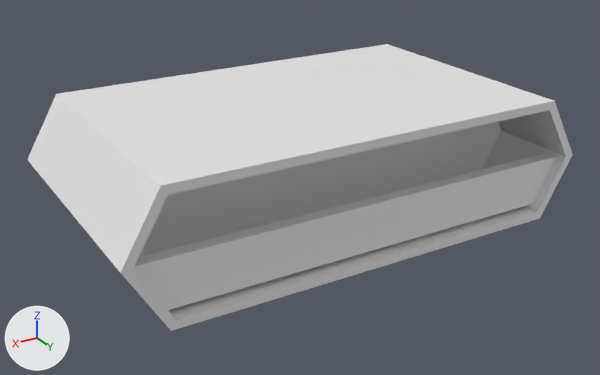
The FBX model Assets/hex_long.fbx: old version first, new version second.
Before and after are seen from a 50 mm lens placed at (8.0, 38.7, 14.5), pointed at (-11.1, 6.9, -1.4). Arrows for +X, +Y and +Z are at lower left; the lights stay in place. Where no turn or scale is listed for an object, it has been applied to the vertices.
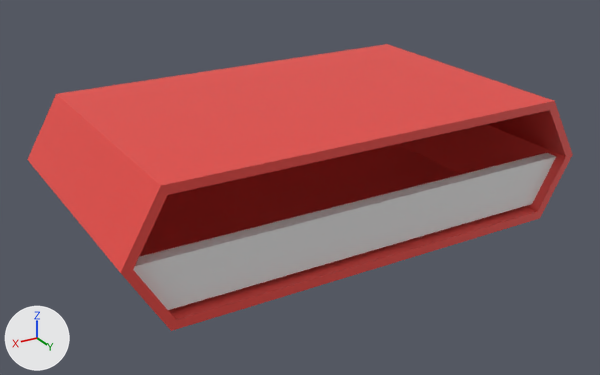
Patch to the scene script:
```diff
--- a/Assets/hex_long.fbx.py
+++ b/Assets/hex_long.fbx.py
@@ mat_concrete @@
+mat_concrete = principled_material('concrete')
+mat_concrete.base_color = (0.8, 0.8, 0.8)  # white #e7e7e7
@@ mat_paint @@
+mat_paint = principled_material('paint')
+mat_paint.base_color = (0.8, 0.0677, 0.0573)  # red #e74a44
@@ me_cylinder_146 @@
 me_cylinder_146.from_pydata(...)  # 45 vertices, 40 faces; spans x -23.0..0.0, y 0.0..13.0, z -3.0..3.0
 # used by ob_cylinder_021; location = (0.0, 0.0, 0.0)
 # before: 13 (-11.5, 8.6, -2.6), 14 (-11.5, 8.6, 2.6), 26 (-21.0, 8.6, -2.6), 27 (-22.5, 8.6, 0.0) at pixel (501, 130), 28 (-0.5, 8.6, 0.0)
 # before: 29 (-2.0, 8.6, -2.6), 30 (-2.0, 8.6, 2.6), 31 (-21.0, 8.6, 2.6)
+# me_cylinder_146 part 1
+for i in [13, 14, *range(26, 32)]: me_cylinder_146.vertices[i].co += Vector((0.0, -7.3, 0.0))
+# me_cylinder_146 part 2: 13 of the faces centred in x -22.1..-16.3, y 6.5..13.0, z -3.0..3.0 switch from no material to mat_paint (red #e74a44)
+# me_cylinder_146 part 3: 13 of the faces centred in x -6.7..-0.9, y 6.5..13.0, z -3.0..3.0 switch from no material to mat_paint (red #e74a44)
+me_cylinder_146.materials.append(mat_concrete)  # white #e7e7e7
```

What differs and where, as boxes [x1, y1, x2, y2] in the pictures (600 x 375 px; the box of a moved part takes in the faces that stretch with it):
'Cylinder.021', reshaped, recoloured (white to red)
    both: [27, 44, 573, 331]
part 1 of me_cylinder_146, moved or reshaped
    both: [139, 110, 566, 320]
part 2 of me_cylinder_146, recoloured (white to red)
    both: [239, 44, 573, 267]
part 3 of me_cylinder_146, recoloured (white to red)
    both: [27, 66, 384, 331]
